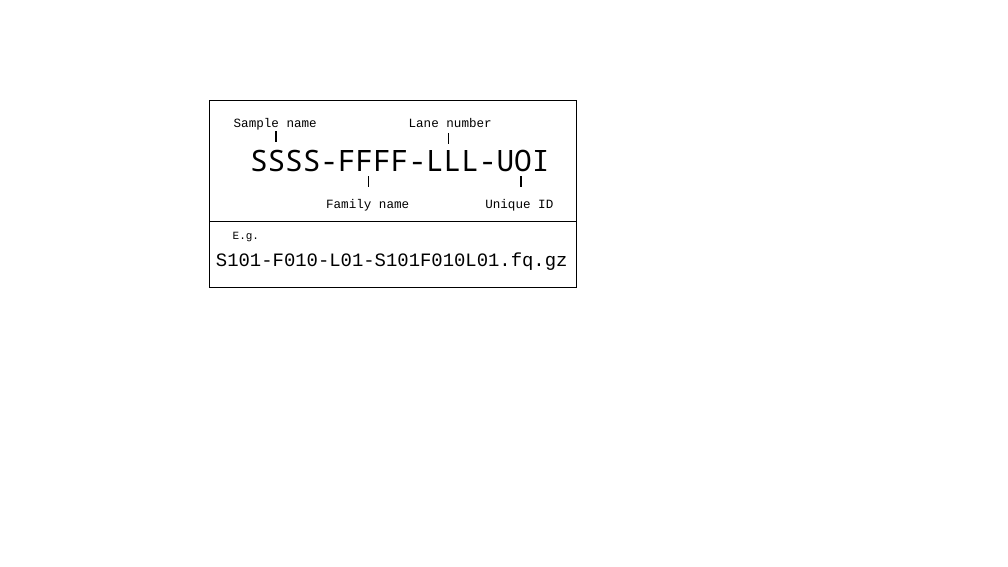
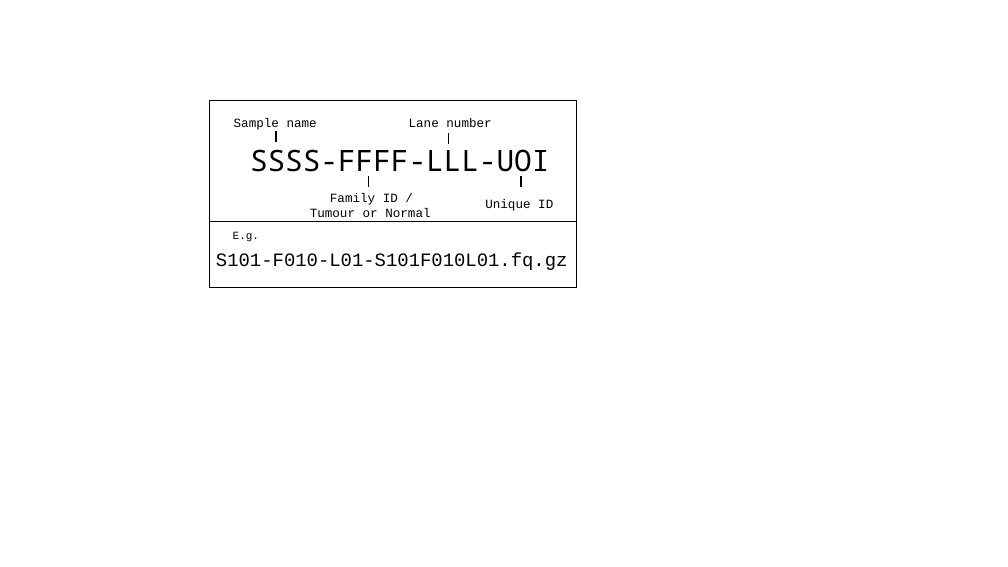
Before and after one commit to R-Cardenas/pipelines_clean, a slide deck: slide 4 of misc/logos_for_README.pptx. Drawn at 1008x567 pixels with LibreOffice and Linux fonts; fonts in the diff are those of the drawing. Boxes give left, top, right and bottom in pixels: in the first picture for what was removed or moved away, otherwise in the second. Text is boxed around its words. In the diff, an @@ line names an element or a change of style, - is before the commit and + after.

```diff
--- a/misc/logos_for_README.pptx
+++ b/misc/logos_for_README.pptx
@@ text at bbox=[310, 193, 430, 222]: text changed @@
-Family name
+Family ID /
+Tumour or Normal
```
Also in this commit, not shown: 9 other files.
